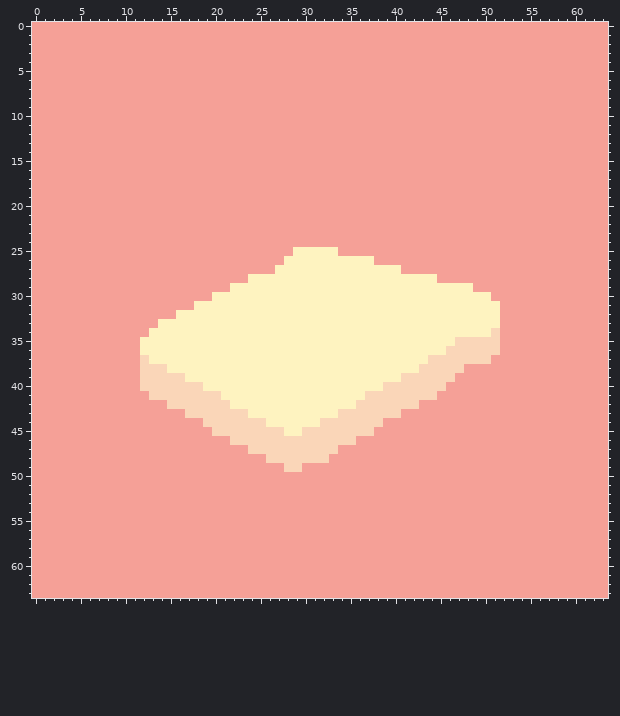
One commit to this pixel-art sprite: Jun_2021/Toast.png. The picture above is the old version.
Colours within 5 levels of each other are drawn and written as one.
The same view after the edit:
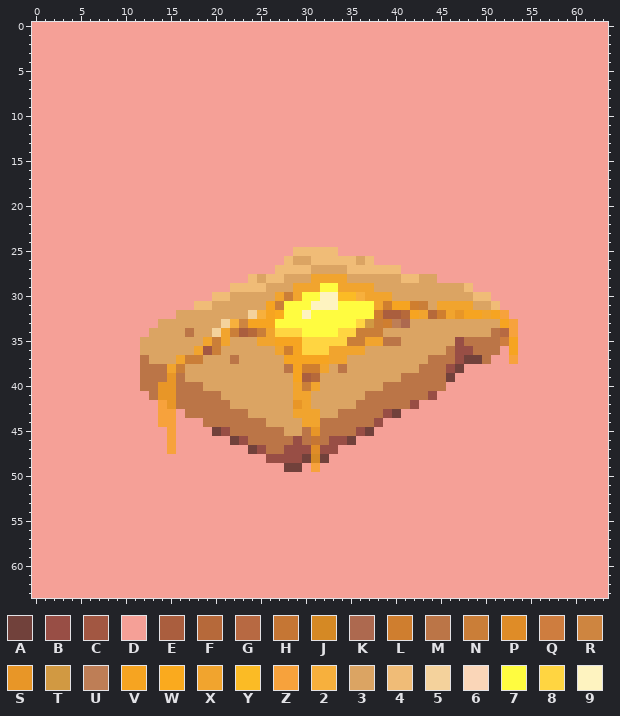
Palette (. is transparent): A #71413b  B #984e45  C #a25742  D #f5a097  E #aa5e3e  F #b6693a  G #b76942  H #c57634  J #d58924  K #ad694f  L #cf7e2f  M #bb7547  N #ca7e38  P #df8c27  Q #ce7d3f  R #ce8540  S #e89627  T #d19942  U #be7e56  V #f6a421  W #faaa1e  X #f1a42e  Y #fbbb25  Z #f7a23c  2 #f7b03d  3 #dba463  4 #f0bc77  5 #f4d29c  6 #fad6b8  7 #fffc40  8 #ffd541  9 #fef3c0
Change:
{"change": "file 64x64 -> 640x640 pixels (blocks of 1x1 -> 10x10; one block is one cell here)"}
{"y":25,"x":29,"old":"99999","new":"44444"}
{"y":26,"x":28,"old":"9999999999","new":"4334444434"}
{"y":27,"x":27,"old":"99999999999999","new":"44443333444444"}
{"y":28,"x":24,"old":"999999999999999999999","new":"4344333XXXX3333334433"}
{"y":29,"x":22,"old":"999999999999999999999999999","new":"4444333XXX77XXXX33333333334"}
{"y":30,"x":20,"old":"999999999999","new":"4433333XNX77"}
{"y":30,"x":34,"old":"99999999999999999","new":"YY2XXX33333333344"}
{"y":31,"x":18,"old":"9999999999999","new":"44333333VN777"}
{"y":31,"x":34,"old":"999999999999999999","new":"7777XLVVLN3XXXX334"}
{"y":32,"x":16,"old":"99999999999999","new":"3333333352VW77"}
{"y":32,"x":31,"old":"999999999999999999999D","new":"7777777LEEFVXFLXSVVXVZ"}
{"y":33,"x":14,"old":"99999999999999999999999999999999999999DD","new":"333333352RVVV7777777778TNLUK3333333333VZ"}
{"y":34,"x":13,"old":"999999999999999999999999999999999999996DD","new":"3333M335XNEFNX888777788NNN333333333333MGZ"}
{"y":35,"x":12,"old":"9999999999999999999999999999999999966666DD","new":"3333333XNX333XXVVV88888NNXXMM333333BMMMMQV"}
{"y":36,"x":12,"old":"9999999999999999999999999999999999666666","new":"333333XCN333333XLV888XXXX333333333MBBMMM"}
{"y":36,"x":53,"old":"D","new":"V"}
{"y":37,"x":12,"old":"699999999999999999999999999999996666666","new":"M333XNN333M33333VVVVVXX333333333MMMBAAM"}
{"y":37,"x":53,"old":"D","new":"Z"}
{"y":38,"x":12,"old":"666999999999999999999999999999966666","new":"MMMXN33333333333MVLLX3M33333333MMMBA"}
{"y":39,"x":12,"old":"66666999999999999999999999999666666","new":"MMMSM333333333333VEF333333333MMMMMA"}
{"y":40,"x":12,"old":"6666666999999999999999999996666666","new":"MMSSMMM3333333333XNX3333333MMMMMMM"}
{"y":41,"x":13,"old":"66666666999999999999999966666666","new":"MSSMMMMM33333333XX333333MMMMMMMB"}
{"y":42,"x":14,"old":"D6666666999999999999996666666","new":"ZSMMMMMM3333333SX33333MMMMMMB"}
{"y":43,"x":14,"old":"DD","new":"ZZ"}
{"y":43,"x":17,"old":"666666699999999996666666","new":"MMMMMMM33333XXX33MMMMMBA"}
{"y":44,"x":14,"old":"DD","new":"ZZ"}
{"y":44,"x":19,"old":"66666669999996666666","new":"MMMMMMM3333XXMMMMMMB"}
{"y":45,"x":15,"old":"D","new":"Z"}
{"y":45,"x":20,"old":"666666669966666666","new":"ABMMMMMM33MSMMMMBA"}
{"y":46,"x":15,"old":"D","new":"Z"}
{"y":46,"x":22,"old":"66666666666666","new":"ABMMMMMBMHMBBA"}
{"y":47,"x":15,"old":"D","new":"Z"}
{"y":47,"x":24,"old":"6666666666","new":"ABMMBBBPBB"}
{"y":48,"x":26,"old":"6666666","new":"BBBBAJA"}
{"y":49,"x":28,"old":"66","new":"AA"}
{"y":49,"x":31,"old":"D","new":"Z"}
{"label":"changed","picture_box":[140,247,518,472]}
